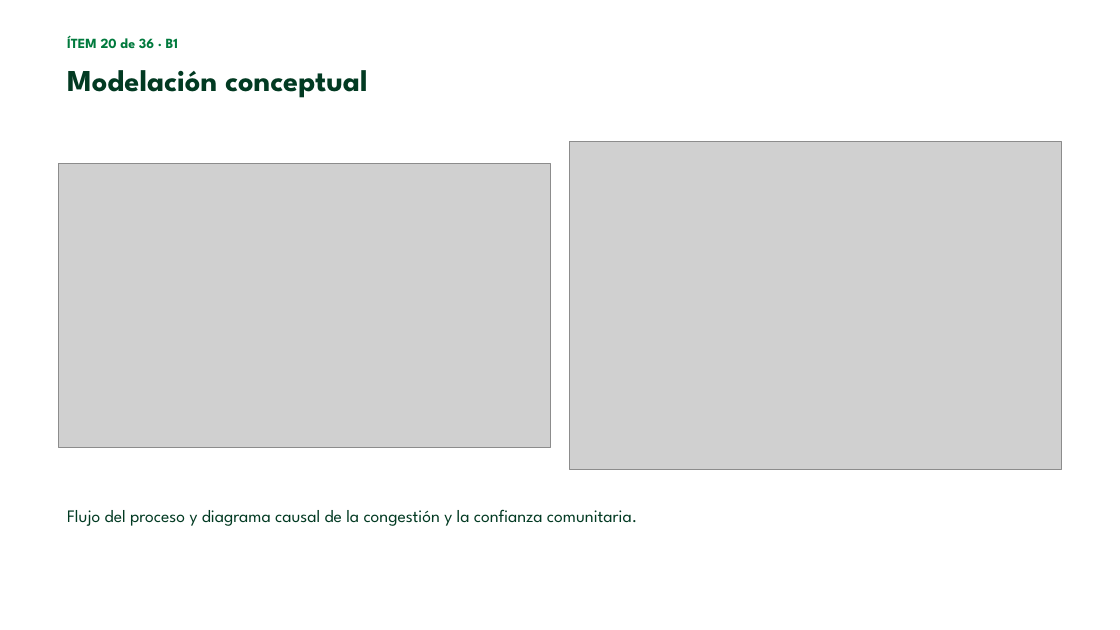
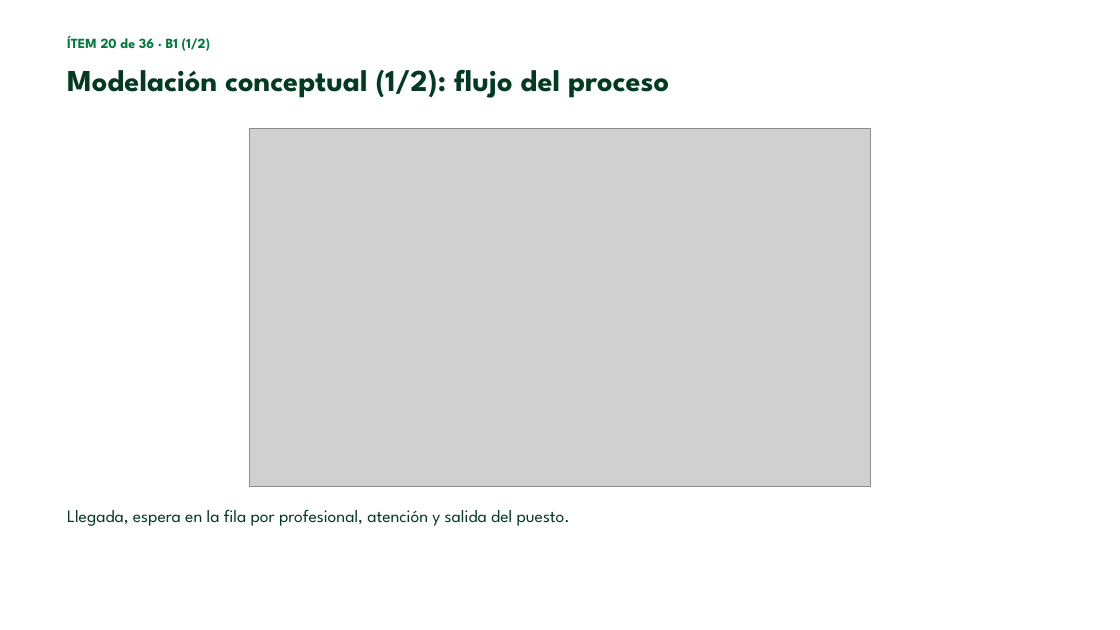
Before and after one commit to esteban-nieto/Modelacion, a slide deck: slide 23 of docs/entregables_finales/09_presentacion_sustentacion/Exposicion_Modelacion.pptx (slide 21 before the commit). Drawn at 1120x630 pixels with LibreOffice and Linux fonts; fonts in the diff are those of the drawing; grey boxes stand for pictures; background and template pictures are left out. Boxes give left, top, right and bottom in pixels: in the first picture for what was removed or moved away, otherwise in the second. Text is boxed around its words. In the diff, an @@ line names an element or a change of style, - is before the commit and + after.

Commit message:
Presentación: problema y contexto, modelo conceptual, divisiones y figuras; informes con títulos negros; API REST en Word

```diff
--- a/docs/entregables_finales/09_presentacion_sustentacion/Exposicion_Modelacion.pptx
+++ b/docs/entregables_finales/09_presentacion_sustentacion/Exposicion_Modelacion.pptx
@@ text at (x1=67, y1=35, x2=211, y2=51): text changed @@
-ÍTEM 20 de 36 · B1
+ÍTEM 20 de 36 · B1 (1/2)
@@ text at (x1=67, y1=69, x2=669, y2=98): text changed @@
-Modelación conceptual
+Modelación conceptual (1/2): flujo del proceso
@@ picture resized from (x1=59, y1=164, x2=551, y2=448) to (x1=250, y1=129, x2=870, y2=487) @@
@@ picture removed at (x1=570, y1=141, x2=1062, y2=469) @@
@@ text at (x1=67, y1=510, x2=570, y2=526): text changed @@
-Flujo del proceso y diagrama causal de la congestión y la confianza comunitaria.
+Llegada, espera en la fila por profesional, atención y salida del puesto.
```
Also in this commit, not shown: 35 other slides changed, 4 slides added, 17 other files.
